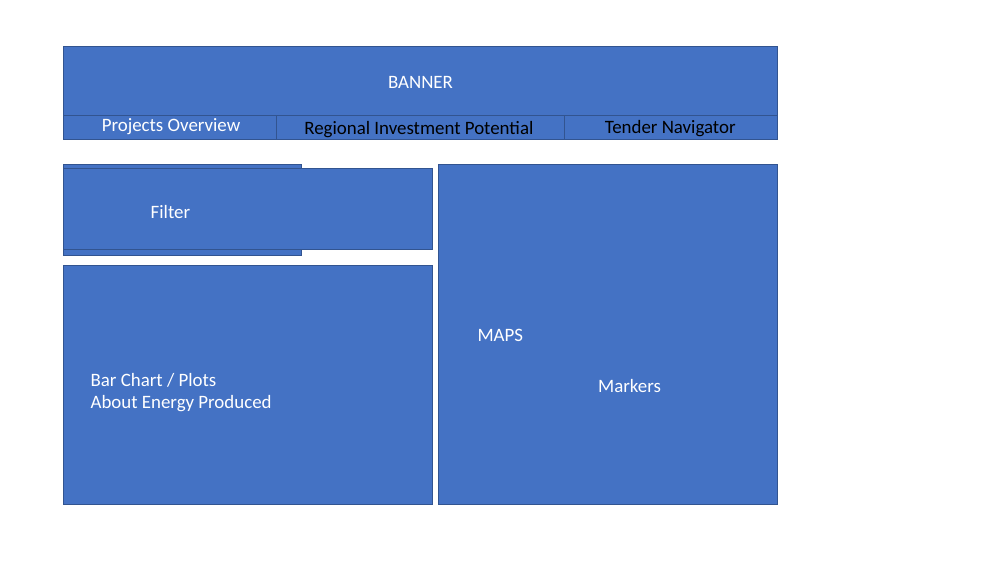
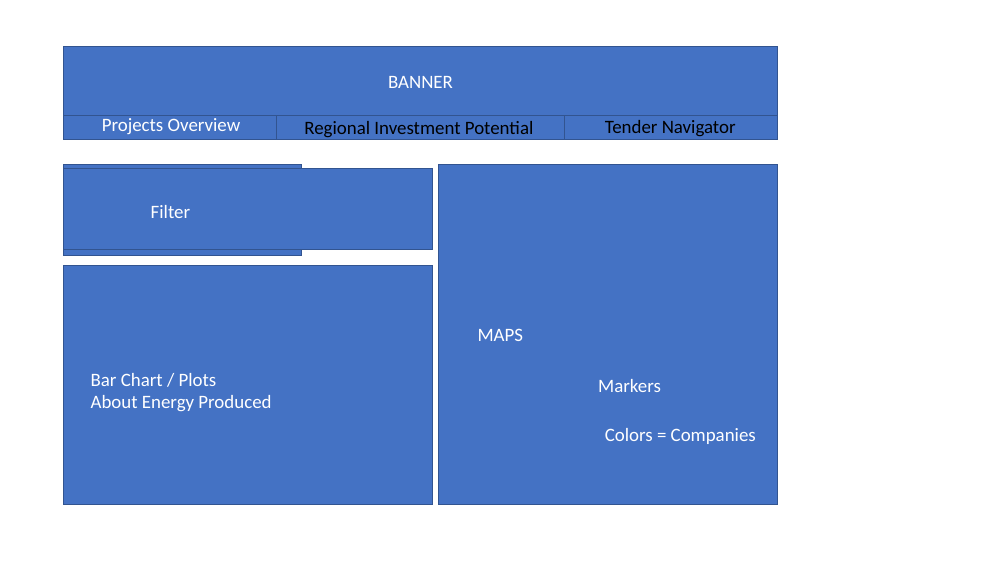
Before and after one commit to DerKevinRiehl/mit_ai_hackathon_2025, a slide deck: slide 9 of task_description/Brainstorming.pptx. Drawn at 1008x567 pixels with LibreOffice and Linux fonts; fonts in the diff are those of the drawing. Boxes give left, top, right and bottom in pixels: in the first picture for what was removed or moved away, otherwise in the second. Text is boxed around its words. In the diff, an @@ line names an element or a change of style, - is before the commit and + after.

```diff
--- a/task_description/Brainstorming.pptx
+++ b/task_description/Brainstorming.pptx
@@ text added at box(605, 428, 756, 444), 18 pt, text #FFFFFF @@
+Colors = Companies
```
Also in this commit, not shown: 1 slide added, 1 slide removed, 45 other files.
